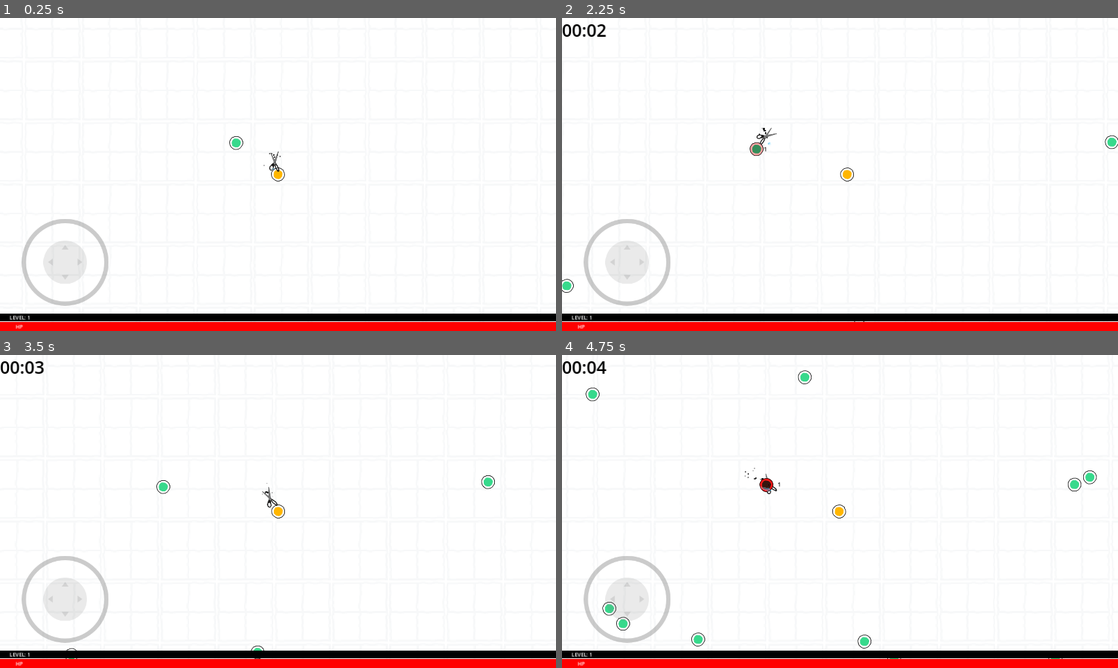
Above: before the commit, frames 1-4 (two rows, left to right).
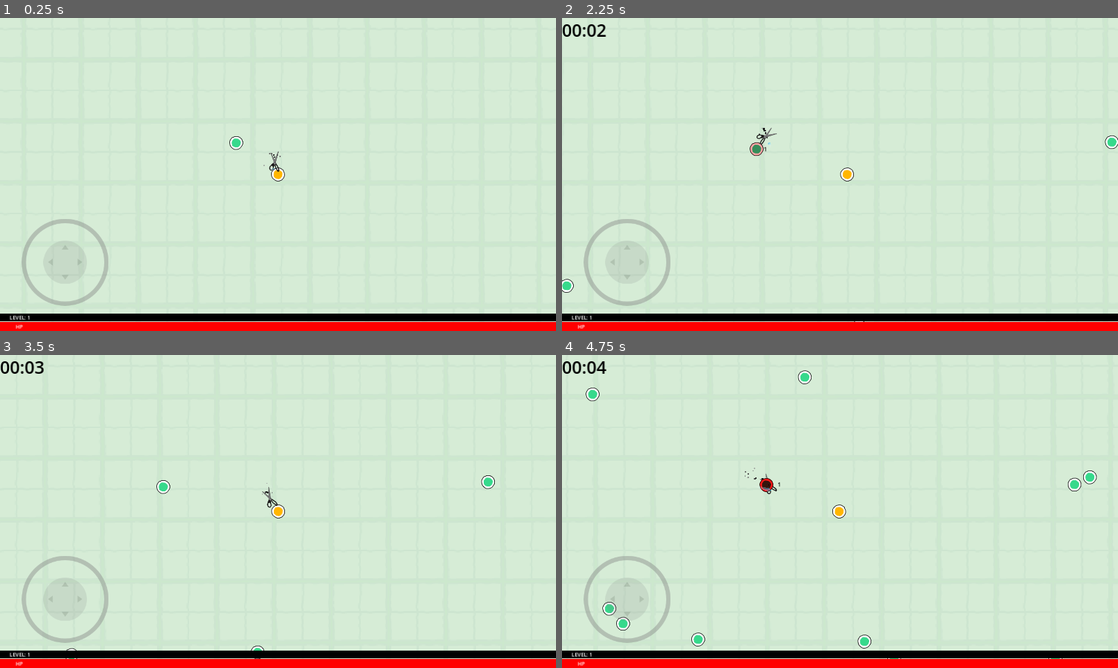
Above: after the commit, the same moments.

Repository: kickflip-games/papercut
Game: Godot game, scene res://scenes/game_flow/gameplay/game.tscn
Two runs of this game, one before a commit and one after it. Both use one fixed random seed, a clock stepped at 60 frames per second and the inputs below.
Inputs (mouse positions are in pixels of both pictures, inside the frame that each line leads up to):
- Up to frame 1 (0.25 s): no input
- Up to frame 2 (2.25 s): tap Enter (ui_accept) at 0.5, 0.77 s; move the mouse to (962, 158) at 0.52 s; press the mouse at (962, 158) at 0.53 s; hold D (right) 0.53-1.25 s; release the mouse at (962, 158) at 1.25 s; drag from (728, 190) to (851, 174) at 1.27 s; move the mouse to (895, 105) at 2.02 s; press the mouse at (895, 105) at 2.03 s; hold D (right) from 2.03 s (still down)
- Up to frame 3 (3.5 s): release D (right) at 2.75 s; release the mouse at (333, 442) at 2.75 s; drag from (250, 574) to (289, 511) at 2.77 s
- Up to frame 4 (4.75 s): move the mouse to (1006, 558) at 3.52 s; press the mouse at (1006, 558) at 3.53 s; hold A (left) 3.53-4.25 s; tap Enter (ui_accept) at 3.77 s; release the mouse at (1006, 558) at 4.25 s; drag from (673, 464) to (828, 511) at 4.27 s

The runs differ from the first frame. In frame 1, 94% of the frame differs, in the area x 0-100%, y 0-98%; in frame 2, 94%; in frame 3, 94%; in frame 4, 93%.

Commit message:
added sid tiles for bg

Diff:
--- a/scenes/game_flow/gameplay/game.tscn
+++ b/scenes/game_flow/gameplay/game.tscn
@@ -1,8 +1,8 @@
 [gd_scene load_steps=21 format=3 uid="uid://7441le0sa3s"]
 
 [ext_resource type="Script" path="res://scenes/game_flow/gameplay/game_controller.gd" id="1_7w8pk"]
-[ext_resource type="Texture2D" uid="uid://bxngmamkuppd3" path="res://assets/kenney_scribble_dungeons/PNG/tile.png" id="1_mncfe"]
 [ext_resource type="Texture2D" uid="uid://dap5jtmoyn26d" path="res://assets/kenney_scribble_dungeons/PNG/tiles.png" id="2_mtxj0"]
+[ext_resource type="Texture2D" uid="uid://dp0efjyrhf1ip" path="res://assets/sid_assets/tile_green.png" id="2_wdh14"]
 [ext_resource type="PackedScene" uid="uid://wjuvo5gqethv" path="res://scenes/units/player/player.tscn" id="3_tw26w"]
 [ext_resource type="PackedScene" uid="uid://cnd77vsekt02" path="res://scenes/units/enemy/enemy_spawner.tscn" id="4_n1pc5"]
 [ext_resource type="PackedScene" uid="uid://bn4p41kvbnxw6" path="res://scenes/units/enemy/enemy.tscn" id="5_7w8w8"]
@@ -58,7 +58,7 @@
 [node name="Sprite2D" type="Sprite2D" parent="Environment"]
 position = Vector2(649, 8)
 scale = Vector2(421.868, 313.577)
-texture = ExtResource("1_mncfe")
+texture = ExtResource("2_wdh14")
 
 [node name="Background" type="Sprite2D" parent="Environment"]
 self_modulate = Color(1, 1, 1, 0.184314)
Binary file added: assets/sid_assets/tile_green.png
Not shown, added: assets/sid_assets/tile_green.png.import
